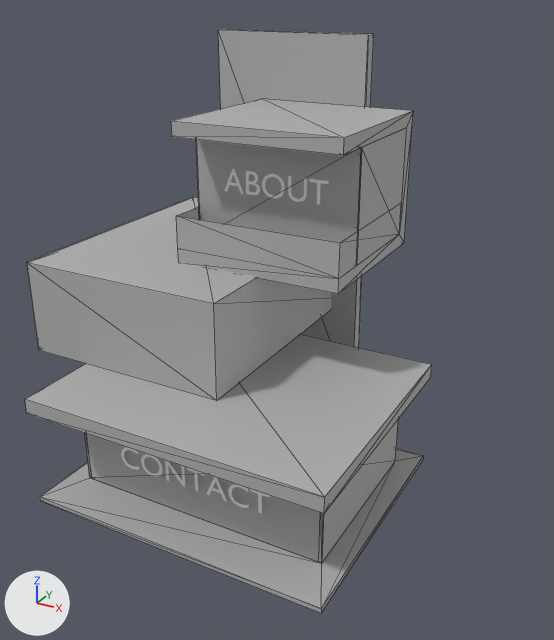
A saved change to the glTF model static/models/Mockup.glb.
Before and after are seen from a 50 mm camera at (7.25, -11.78, 8.54) aimed at (-0.91, 3.06, 1.12). The lights are fixed; the arrows at lower left show +X, +Y and +Z. Mesh edges are drawn as thin lines on the coarser meshes. Where no turn or scale is listed for an object, it has been applied to the vertices. Vertices at the same position are counted once.
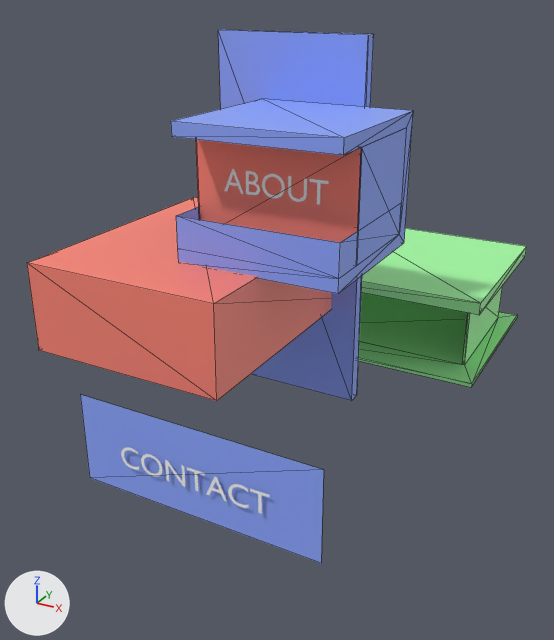
Where the newer file only moved an object's origin or applied its transform, the numbers keep the older frame.

Scene script edits in JSON lines:
```json
{"op": "add", "block": "mat_overlayb", "code": ["mat_overlayb = principled_material('overlayb')", "mat_overlayb.base_color = (0.27, 0.391, 1.0)  # blue #8ea8ff"]}
{"op": "add", "block": "mat_overlayr", "code": ["mat_overlayr = principled_material('overlayr')", "mat_overlayr.base_color = (1.0, 0.239, 0.181)  # red #ff8676"]}
{"op": "add", "block": "mat_overlayg", "code": ["mat_overlayg = principled_material('overlayg')", "mat_overlayg.base_color = (0.381, 1.0, 0.377)  # green #a6ffa5"]}
{"block": "me_cube_003", "where": "me_cube_003.from_pydata(...)  # 26 vertices, 42 faces; spans x -1.82..1.82, y -1.76..1.76, z -1.44..1.44"}
{"op": "remove", "block": "me_cube_003", "code": "me_cube_003.materials.append(mat_cube)  # grey #b1b1b1"}
{"op": "add", "block": "me_cube_003", "code": "me_cube_003.materials.append(mat_overlayb)  # blue #8ea8ff"}
{"block": "me_cube_001", "where": "me_cube_001.from_pydata(...)  # 16 vertices, 28 faces; spans x -2.29..2.29, y -3.02..3.02, z -1.0..1.0"}
{"op": "remove", "block": "me_cube_001", "code": "me_cube_001.materials.append(mat_cube)  # grey #b1b1b1"}
{"op": "add", "block": "me_cube_001", "code": "me_cube_001.materials.append(mat_overlayr)  # red #ff8676"}
{"block": "me_cube", "where": "me_cube.from_pydata(...)  # 32 vertices, 60 faces; spans x -3.16..3.18, y -2.84..2.33, z -1.1..1.26"}
{"op": "remove", "block": "me_cube", "code": "me_cube.materials.append(mat_cube)  # grey #b1b1b1"}
{"op": "add", "block": "me_cube", "code": "me_cube.materials.append(mat_overlayg)  # green #a6ffa5"}
{"block": "me_cube_002", "where": "me_cube_002.from_pydata(...)  # 8 vertices, 12 faces; spans x -2.56..1.12, y -0.16..0.16, z -3.74..4.92"}
{"op": "remove", "block": "me_cube_002", "code": "me_cube_002.materials.append(mat_cube)  # grey #b1b1b1"}
{"op": "add", "block": "me_cube_002", "code": "me_cube_002.materials.append(mat_overlayb)  # blue #8ea8ff"}
{"block": "me_plane_002", "where": "me_plane_002.from_pydata(...)  # 4 vertices, 2 faces; spans x -1.71..1.93, y 0.0, z -1.0..1.28"}
{"op": "remove", "block": "me_plane_002", "code": "me_plane_002.materials.append(mat_cube)  # grey #b1b1b1"}
{"op": "add", "block": "me_plane_002", "code": "me_plane_002.materials.append(mat_overlayr)  # red #ff8676"}
{"block": "me_plane_001", "where": "me_plane_001.from_pydata(...)  # 4 vertices, 2 faces; spans x -2.58..2.83, y 0.0, z -1.0..1.0"}
{"block": "me_plane_001", "where": "# used by ob_plane3; location = (-0.12, -1.85, 0.0)"}
{"op": "remove", "block": "me_plane_001", "code": "me_plane_001.materials.append(mat_cube)  # grey #b1b1b1"}
{"block": "me_plane_001", "change": "me_plane_001 part 1"}
{"op": "set", "path": "me_plane_001.vertices[0].co", "old": "(2.83, 0.0, 1.0)", "new": "(2.81, 0.0, 1.0)", "note": "not seen -> pixel (323, 469)"}
{"op": "set", "path": "me_plane_001.vertices[1].co", "old": "(2.83, 0.0, -1.0)", "new": "(2.81, 0.0, -1.0)", "note": "pixel (321, 563)"}
{"op": "add", "block": "me_plane_001", "code": "me_plane_001.materials.append(mat_overlayb)  # blue #8ea8ff"}
{"op": "set", "path": "ob_cube3.location", "old": "(0.0, 0.0, 0.0)", "new": "(0.0, 8.95, 0.0)"}
```

Boxes (x1, y1, x2, y2) around the edits, measured in the pictures (554 x 640 px):
```json
{"object": "cube3", "change": "recoloured, moved", "before": [25, 334, 432, 613], "after": [358, 228, 527, 387]}
{"object": "cube2", "change": "recoloured", "before": [27, 197, 331, 401], "after": [27, 197, 331, 401], "on screen": "grey to red"}
{"object": "cube1", "change": "recoloured", "before": [171, 99, 413, 294], "after": [171, 99, 413, 294], "on screen": "grey to blue"}
{"object": "plane3", "change": "reshaped", "before": [85, 433, 323, 563], "after": [80, 395, 324, 563]}
{"object": "cube4", "change": "recoloured", "before": [218, 29, 374, 401], "after": [218, 29, 374, 401], "on screen": "grey to blue"}
{"object": "plane1", "change": "recoloured", "before": [195, 139, 361, 242], "after": [195, 139, 361, 242]}
```
